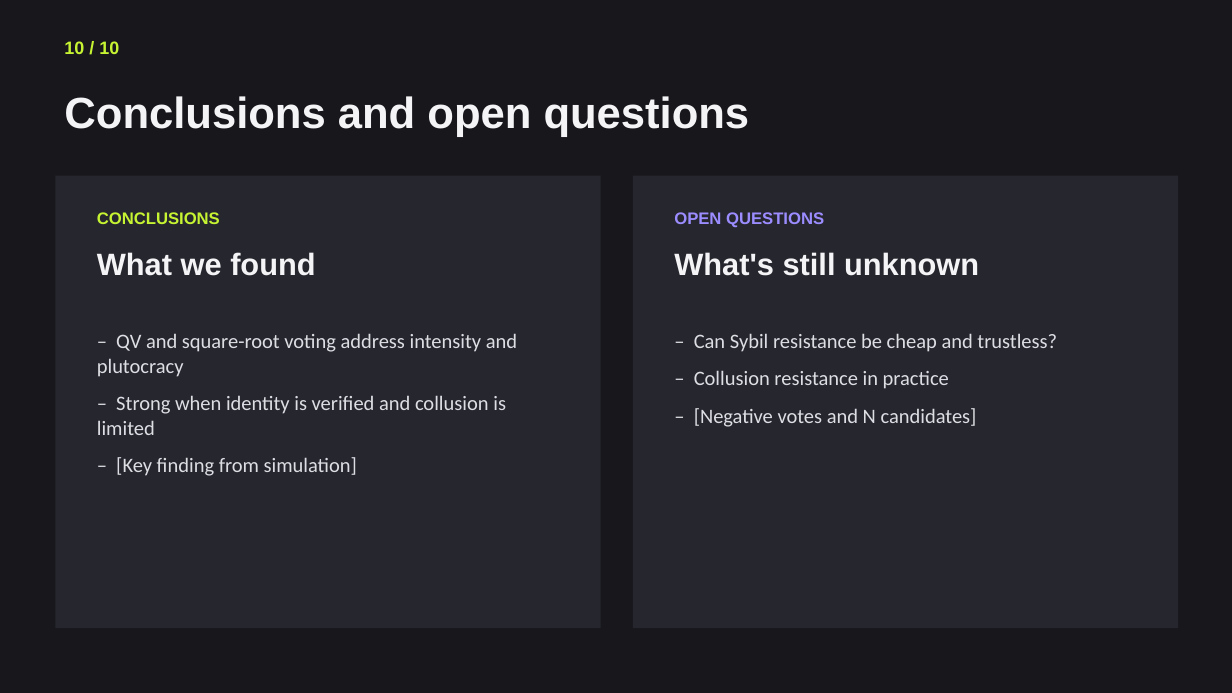
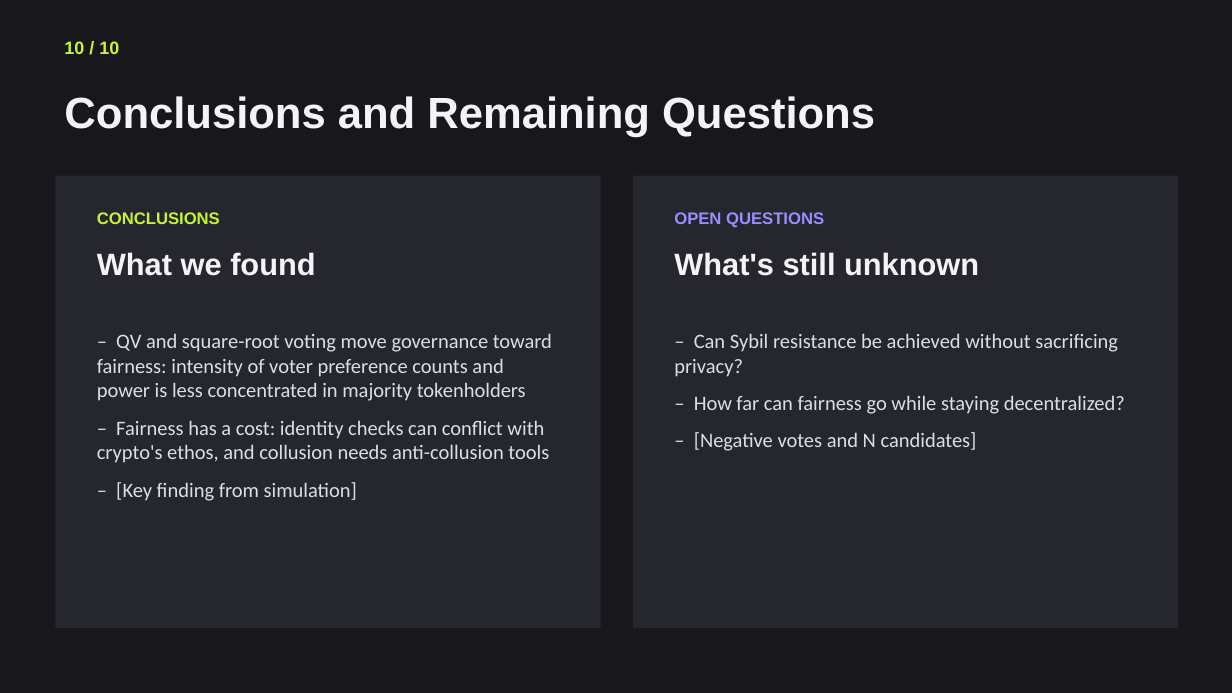
Before and after one commit to Jeanmauratille/quadratic_voting, a slide deck: slide 10 of final_project_outline.pptx. Drawn at 1232x693 pixels with LibreOffice and Linux fonts; fonts in the diff are those of the drawing. Boxes give left, top, right and bottom in pixels: in the first picture for what was removed or moved away, otherwise in the second. Text is boxed around its words. In the diff, an @@ line names an element or a change of style, - is before the commit and + after.

```diff
--- a/final_project_outline.pptx
+++ b/final_project_outline.pptx
@@ text at bbox=[64, 96, 875, 137]: text changed @@
-Conclusions and open questions
+Conclusions and Remaining Questions
@@ text at bbox=[97, 333, 552, 463]: text changed @@
-– QV and square-root voting address intensity and plutocracy
-– Strong when identity is verified and collusion is limited
+– QV and square-root voting move governance toward fairness: intensity of voter preference counts and power is less concentrated in majority tokenholders
+– Fairness has a cost: identity checks can conflict with crypto's ethos, and collusion needs anti-collusion tools
@@ text at bbox=[674, 333, 1125, 414]: text changed @@
-– Can Sybil resistance be cheap and trustless?
-– Collusion resistance in practice
+– Can Sybil resistance be achieved without sacrificing privacy?
+– How far can fairness go while staying decentralized?
```
Also in this commit, not shown: 4 other slides changed, 4 slides added, 4 slides removed, 3 other files.
